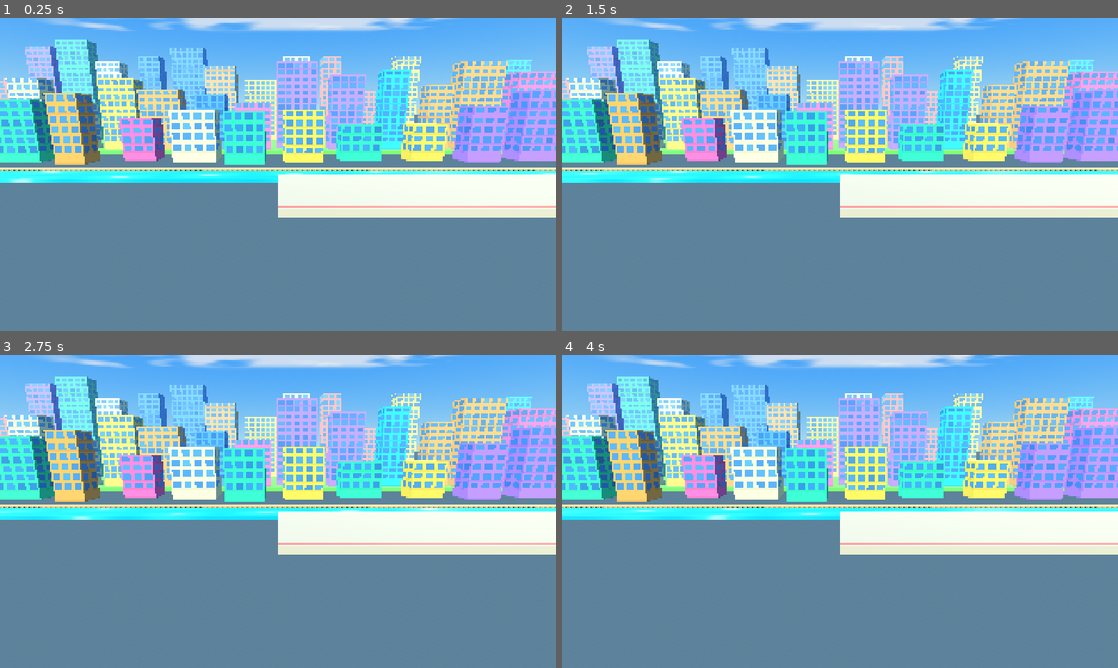
Above: before the commit, frames 1-4 (two rows, left to right).
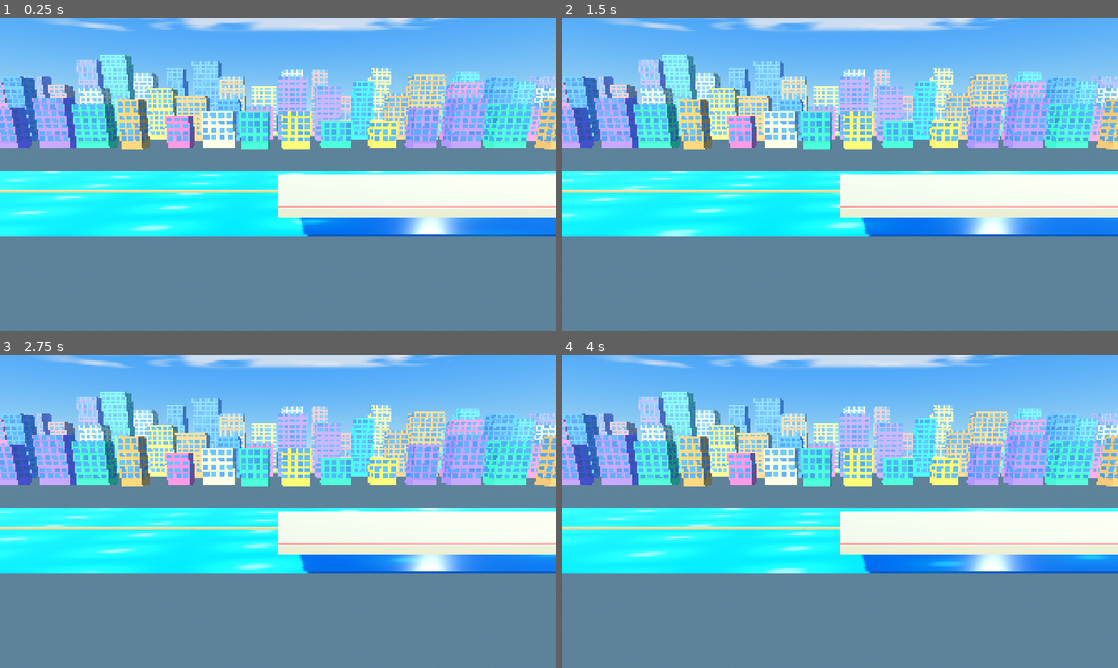
Above: after the commit, the same moments.

Repository: nnamdinwali/shadow-killer
Game: Godot game, scene res://node_3d.tscn
Two runs of this game, one before a commit and one after it. Both use one fixed random seed, a clock stepped at 60 frames per second and the inputs below.
Inputs (mouse positions are in pixels of both pictures, inside the frame that each line leads up to):
- Up to frame 1 (0.25 s): no input
- Up to frame 2 (1.5 s): tap Enter at 0.5, 0.6 s; move the mouse to (962, 158) at 0.52 s; click (962, 158) at 0.67 s; drag from (728, 190) to (812, 237) at 1.27 s
- Up to frame 3 (2.75 s): move the mouse to (333, 442) at 2.02 s; tap Enter at 2.1 s; click (333, 442) at 2.17 s
- Up to frame 4 (4 s): drag from (812, 574) to (673, 464) at 2.77 s; move the mouse to (1006, 558) at 3.52 s; tap Enter at 3.6 s; click (1006, 558) at 3.67 s

The runs differ from the first frame. In frame 1, 39% of the frame differs, in the area x 0-100%, y 6-70%; in frame 2, 39%; in frame 3, 39%; in frame 4, 39%.

Commit message:
Separate rooftop, broad water, and distant skyline depth layers

Diff:
--- a/city_polish.gd
+++ b/city_polish.gd
@@ -17,12 +17,12 @@
 ## "period" is the repeat distance in meters; layers are built three times side
 ## by side and wrapped, so the city is endless.
 const SKY_LAYERS := [
-	{"name": "FarSkyline", "z": -112.0, "scroll": 0.08, "period": 300.0, "count": 18,
-		"w_min": 8.0, "w_max": 15.0, "h_min": 22.0, "h_max": 46.0, "depth": 7.0, "haze": 0.32},
-	{"name": "MidSkyline", "z": -76.0, "scroll": 0.20, "period": 220.0, "count": 14,
-		"w_min": 8.0, "w_max": 14.0, "h_min": 15.0, "h_max": 30.0, "depth": 7.0, "haze": 0.18},
-	{"name": "NearSkyline", "z": -48.0, "scroll": 0.38, "period": 150.0, "count": 10,
-		"w_min": 7.0, "w_max": 12.0, "h_min": 9.0, "h_max": 19.0, "depth": 6.0, "haze": 0.08},
+	{"name": "FarSkyline", "z": -145.0, "scroll": 0.06, "period": 300.0, "count": 18,
+		"w_min": 8.0, "w_max": 15.0, "h_min": 22.0, "h_max": 46.0, "depth": 7.0, "haze": 0.38},
+	{"name": "MidSkyline", "z": -112.0, "scroll": 0.16, "period": 220.0, "count": 14,
+		"w_min": 8.0, "w_max": 14.0, "h_min": 15.0, "h_max": 30.0, "depth": 7.0, "haze": 0.23},
+	{"name": "NearSkyline", "z": -78.0, "scroll": 0.30, "period": 150.0, "count": 10,
+		"w_min": 7.0, "w_max": 12.0, "h_min": 9.0, "h_max": 19.0, "depth": 6.0, "haze": 0.12},
 ]
 
 const CLOUD_NODES := ["CloudLayerFar", "CloudLayerMid", "CloudLayerHigh"]
@@ -214,11 +214,12 @@
 func _build_ground() -> void:
 	var length := LAND_X_MAX - LAND_X_MIN
 	var center_x := (LAND_X_MAX + LAND_X_MIN) * 0.5
-	# Keep foreground ground and road out of the camera-to-rooftop sightline.
-	# They previously hid the building walls and made the roof slabs look airborne.
-	_box("LandBack", Vector3(center_x, -0.5, -112.0), Vector3(length, 1.0, 92.0), land_back)
-	_box("QuayBack", Vector3(center_x, -0.3, -37.0), Vector3(length, 0.6, 0.6), quay)
-	_box("River", Vector3(center_x, -0.65, -32.0), Vector3(length, 0.6, 9.0), water_material)
+	# Depth order from the camera: playable rooftop (z=0), broad water (z=-18),
+	# near skyline (-78), mid skyline (-112), then hazy distant skyline (-145).
+	# Keep the land strip behind the skyline so it cannot mask the roof supports.
+	_box("LandBack", Vector3(center_x, -0.5, -166.0), Vector3(length, 1.0, 36.0), land_back)
+	_box("QuayBack", Vector3(center_x, -0.15, -18.0), Vector3(length, 0.3, 0.7), quay)
+	_box("River", Vector3(center_x, -0.55, -19.0), Vector3(length, 0.35, 34.0), water_material)
 
 
 func _build_skyline() -> void:
